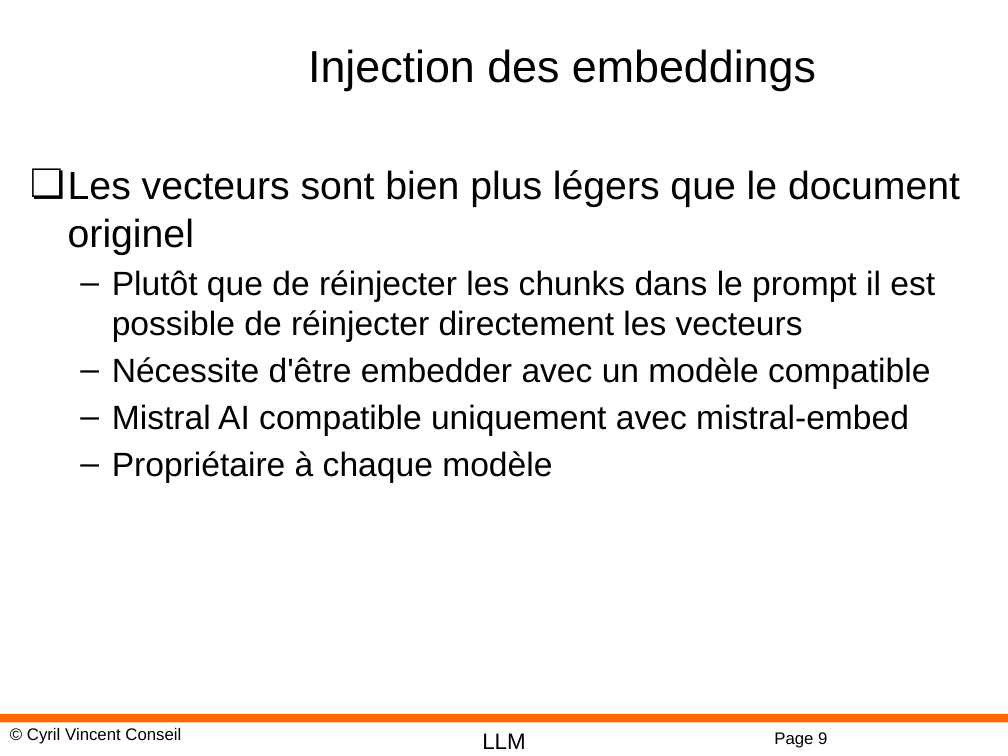
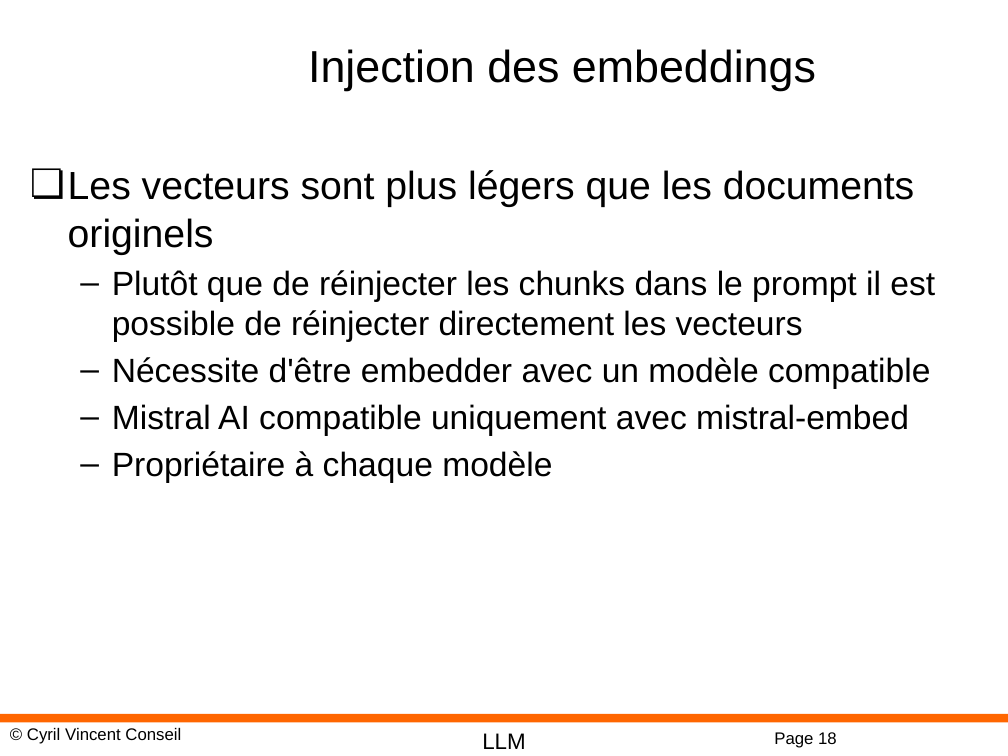
Before and after one commit to cyrilvincent/rag, a slide deck: slide 18 of ppt/RAG05-Retrieval.pptx (slide 9 before the commit). Drawn at 1008x756 pixels with LibreOffice and Linux fonts; fonts in the diff are those of the drawing; background and template pictures are left out. Boxes give left, top, right and bottom in pixels: in the first picture for what was removed or moved away, otherwise in the second. Text is boxed around its words. In the diff, an @@ line names an element or a change of style, - is before the commit and + after.

```diff
--- a/ppt/RAG05-Retrieval.pptx
+++ b/ppt/RAG05-Retrieval.pptx
@@ text at bbox=[68, 170, 915, 255]: text changed @@
-❏ Les vecteurs sont bien plus légers que le document originel
+❏ Les vecteurs sont plus légers que les documents originels
@@ page number at bbox=[774, 732, 837, 748]: text changed @@
-Page 9
+Page 18
```
Also in this commit, not shown: 2 other slides changed, 10 slides added, 14 other files.
